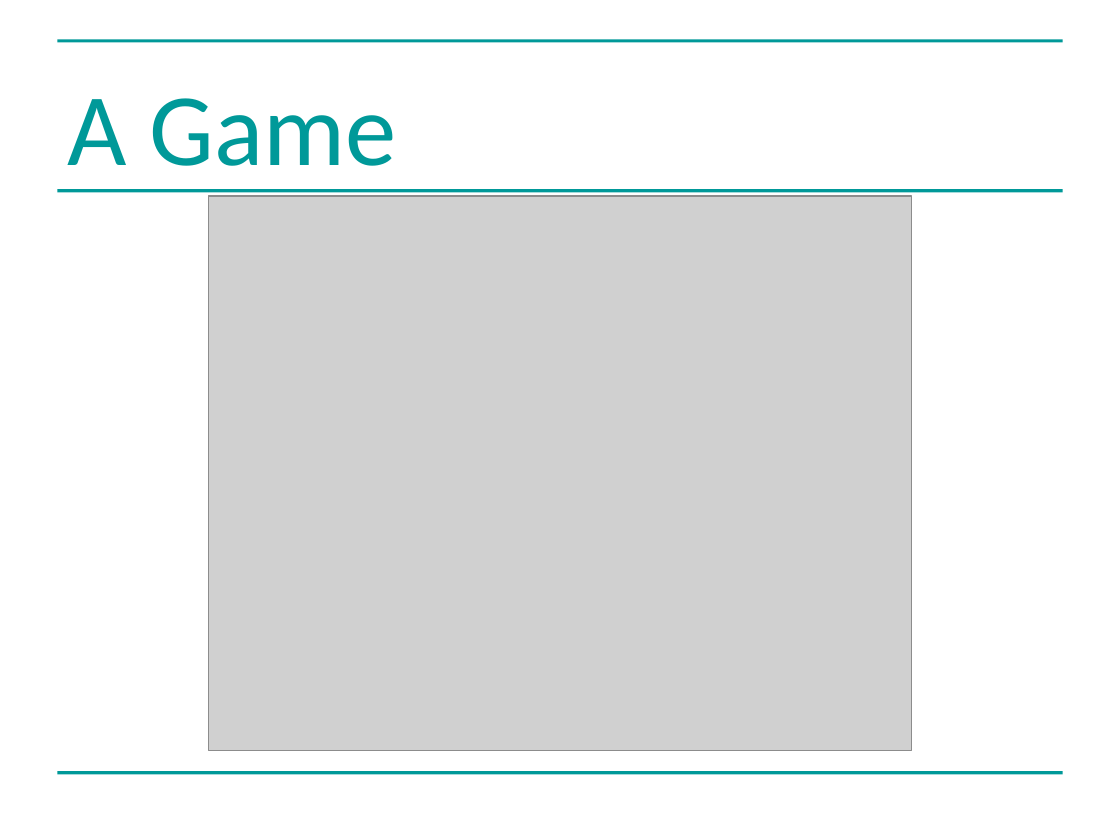
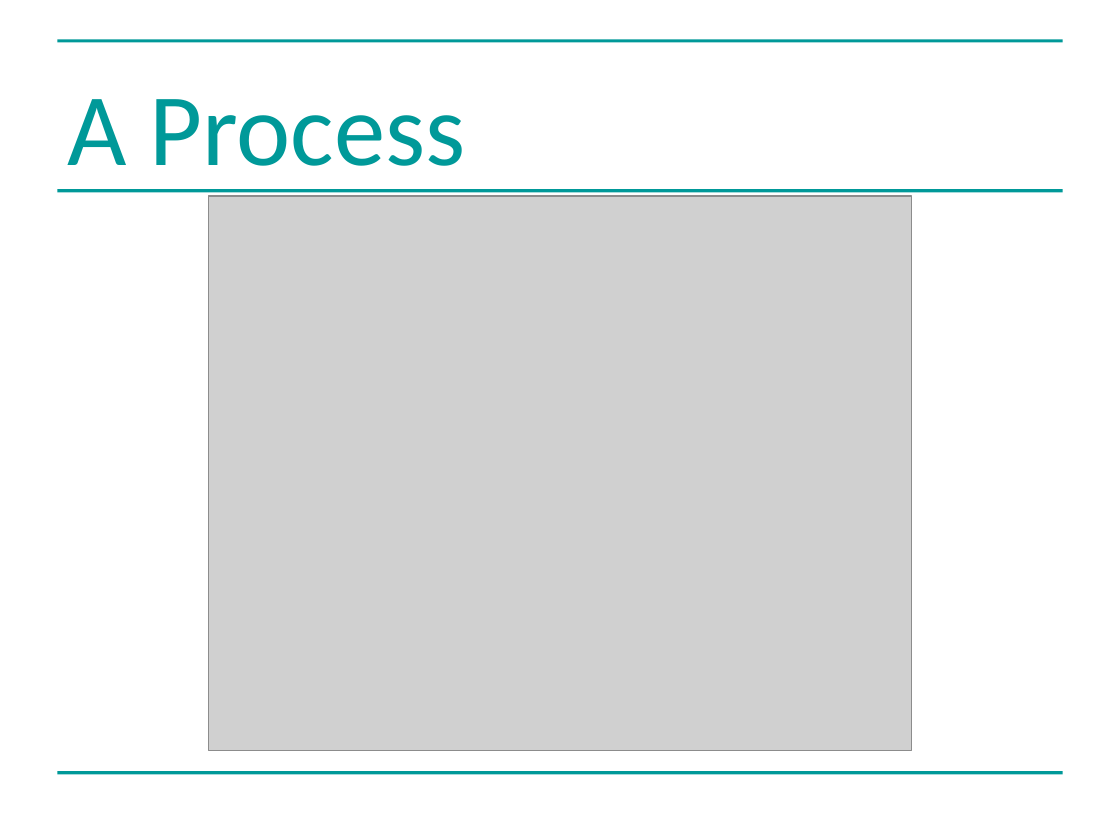
Before and after one commit to greenape/bsps2015, a slide deck: slide 6 of presentation/risky_aging_bsps.ppt. Drawn at 1120x840 pixels with LibreOffice and Linux fonts; fonts in the diff are those of the drawing; grey boxes stand for pictures. Boxes give left, top, right and bottom in pixels: in the first picture for what was removed or moved away, otherwise in the second. Text is boxed around its words. In the diff, an @@ line names an element or a change of style, - is before the commit and + after.

```diff
--- a/presentation/risky_aging_bsps.ppt
+++ b/presentation/risky_aging_bsps.ppt
@@ title at (67,99,466,166): text changed @@
-A Game
+A Process
```
Also in this commit, not shown: 6 other slides changed.
